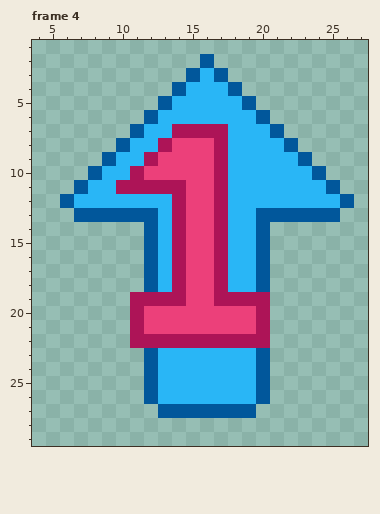
Pixel-art file -- Sprites/Power_Ups/Power_Up_32_01.aseprite. The first picture shows the starting point.
32x32 pixels, 4 frames. Shown: frame 4: x 4..27, y 1..29.
And afterwards:
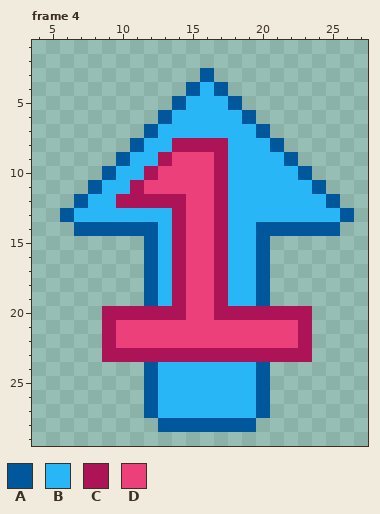
Palette (. is transparent): A #01579b  B #29b6f6  C #ad1457  D #ec407a
Message: More Work on Power Ups and fixed a bug in the pawns code that negated the Speed Power Up
Changes in this commit:
--- frame 4, layers "Layer 1", "Layer 2"
@@ x 4..27 @@
  1 ........................
- 2 ............A...........
- 3 ...........ABA..........
- 4 ..........ABBBA.........
- 5 .........ABBBBBA........
- 6 ........ABBBBBBBA.......
- 7 .......ABBCCCCBBBA......
- 8 ......ABBCDDDCBBBBA.....
- 9 .....ABBCDDDDCBBBBBA....
-10 ....ABBCDDDDDCBBBBBBA...
-11 ...ABBCCCCCDDCBBBBBBBA..
-12 ..ABBBBBBBCDDCBBBBBBBBA.
-13 ...AAAAAABCDDCBBAAAAAA..
-14 ........ABCDDCBBA.......
+ 2 ........................
+ 3 ............A...........
+ 4 ...........ABA..........
+ 5 ..........ABBBA.........
+ 6 .........ABBBBBA........
+ 7 ........ABBBBBBBA.......
+ 8 .......ABBCCCCBBBA......
+ 9 ......ABBCDDDCBBBBA.....
+10 .....ABBCDDDDCBBBBBA....
+11 ....ABBCDDDDDCBBBBBBA...
+12 ...ABBCCCCCDDCBBBBBBBA..
+13 ..ABBBBBBBCDDCBBBBBBBBA.
+14 ...AAAAAABCDDCBBAAAAAA..
 15 ........ABCDDCBBA.......
@@ x 4..27 @@
 18 ........ABCDDCBBA.......
-19 .......CCCCDDCCCC.......
-20 .......CDDDDDDDDC.......
-21 .......CDDDDDDDDC.......
-22 .......CCCCCCCCCC.......
-23 ........ABBBBBBBA.......
+19 ........ABCDDCBBA.......
+20 .....CCCCCCDDCCCCCCC....
+21 .....CDDDDDDDDDDDDDC....
+22 .....CDDDDDDDDDDDDDC....
+23 .....CCCCCCCCCCCCCCC....
 24 ........ABBBBBBBA.......
@@ x 10..22 @@
 26 ..ABBBBBBBA..
-27 ...AAAAAAA...
-28 .............
+27 ..ABBBBBBBA..
+28 ...AAAAAAA...
 29 .............
Where, in picture pixels (left, top, right, bottom), the same in both pictures:
changed: (60, 54, 354, 236)
changed: (102, 292, 312, 432)
